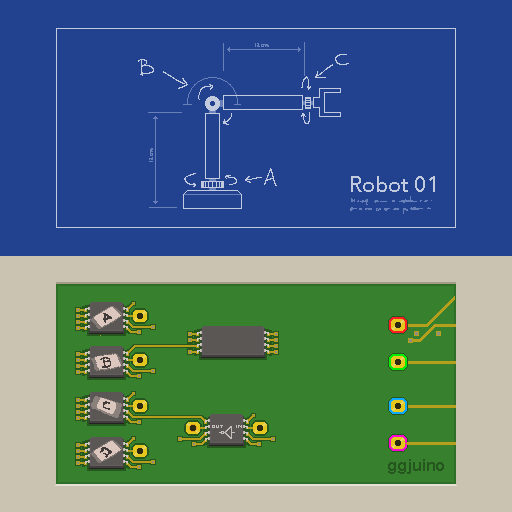
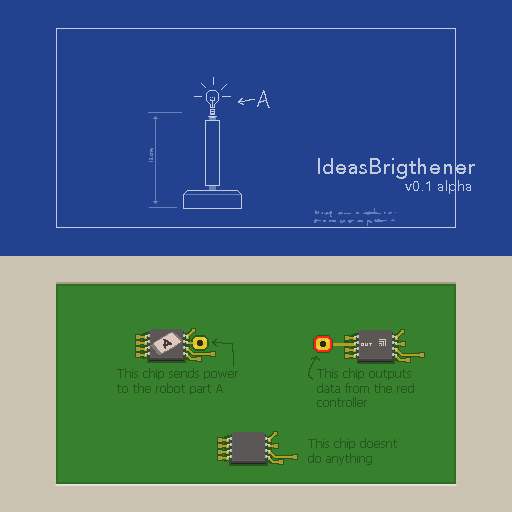
The second 512 x 512 image is a revision of the first. Changes to its layers:
added group "level0" with 8 layers above "level 1" over box(75, 42, 475, 466)
added layer "This chip doesnt do anything" in group "level0" over box(308, 438, 397, 465)
added layer "This chip outputs data from the red controller" in group "level0" over box(317, 368, 414, 407)
added layer "This chip sends power to the robot part A" in group "level0" over box(117, 368, 238, 395)
added layer "blueprints copy" in group "level0" over box(138, 42, 455, 226)
added layer "v0.1 alpha" in group "level0" over box(405, 180, 471, 194)
added layer "IdeasBrigthener" in group "level0" over box(318, 158, 475, 179)
added layer "tags" (1st of 2, in "level0") in group "level0" over box(150, 332, 386, 380)
added layer "circuits" (1st of 2, in "level0") in group "level0" over box(135, 328, 425, 466)
moved "Robot 01" into group "level 1" over box(351, 176, 435, 192)
moved "blueprints" into group "level 1" over box(138, 42, 455, 226)
moved "tags" (2nd of 2, in "level 1") into group "level 1", painted on it over box(90, 306, 316, 463)
moved "circuits" (2nd of 2, in "level 1") into group "level 1", painted on it over box(75, 296, 456, 471)
hid "ggjuino" over box(388, 459, 444, 474)
